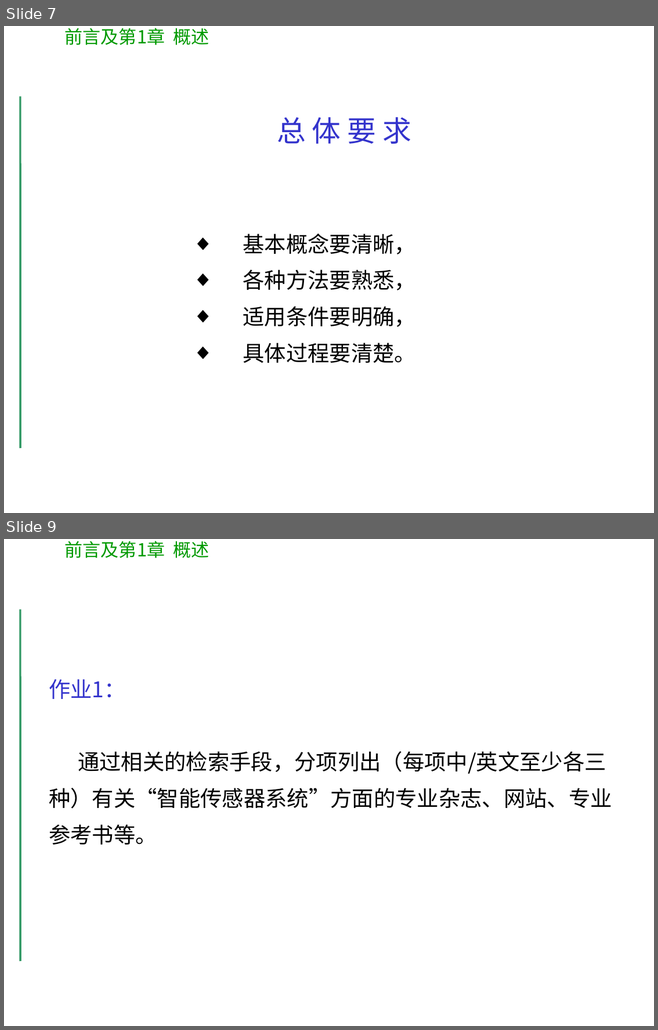
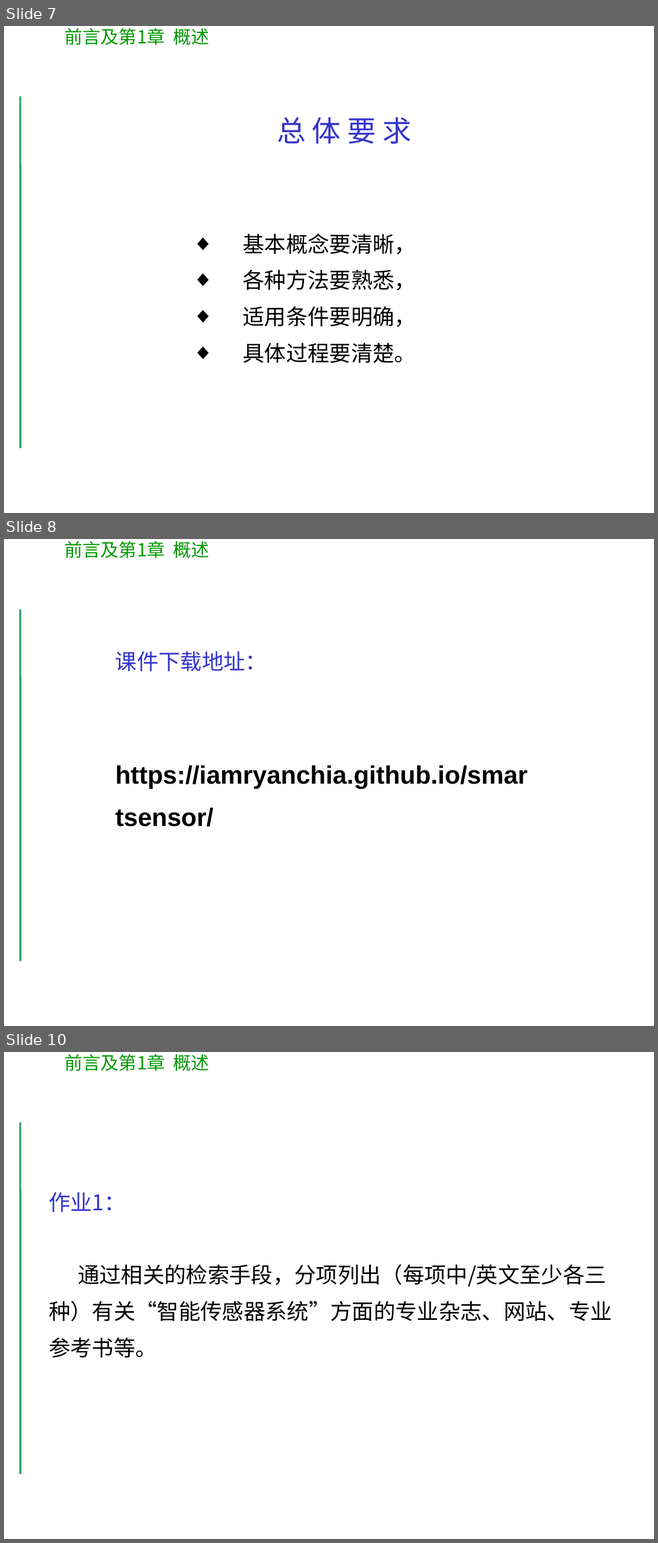
Before and after one commit to hellozhaihy/SmartSensor, a slide deck: PPTs/chapter01.ppt. Shown one above the other, each under a label of ours: slides 7 and 9 before the commit, slides 7, 8 and 10 after it; the slides between them are not shown. The pictures are 658x1030 and 658x1543 pixels, drawn with LibreOffice and Linux fonts; fonts in the diff are those of the drawing; background and template pictures are left out. Boxes give left, top, right and bottom in pixels: in the first picture for what was removed or moved away, otherwise in the second. Text is boxed around its words. In the diff, an @@ line names an element or a change of style, - is before the commit and + after.

```diff
--- a/PPTs/chapter01.ppt
+++ b/PPTs/chapter01.ppt
@@ slide 8 added at [4,539,654,1026], background #FFFFFF; not listed: 2 template elements that a slide beside it also shows @@
@@ text added at [115,651,527,789], 28 pt, text #000000, bold @@
+课件下载地址：
+https://iamryanchia.github.io/smartsensor/
@@ what was slide 9 is now slide 10 @@
```
Also in this commit, not shown: 3 slides changed, 2 other slides added, 1 slide removed, 8 other files.
